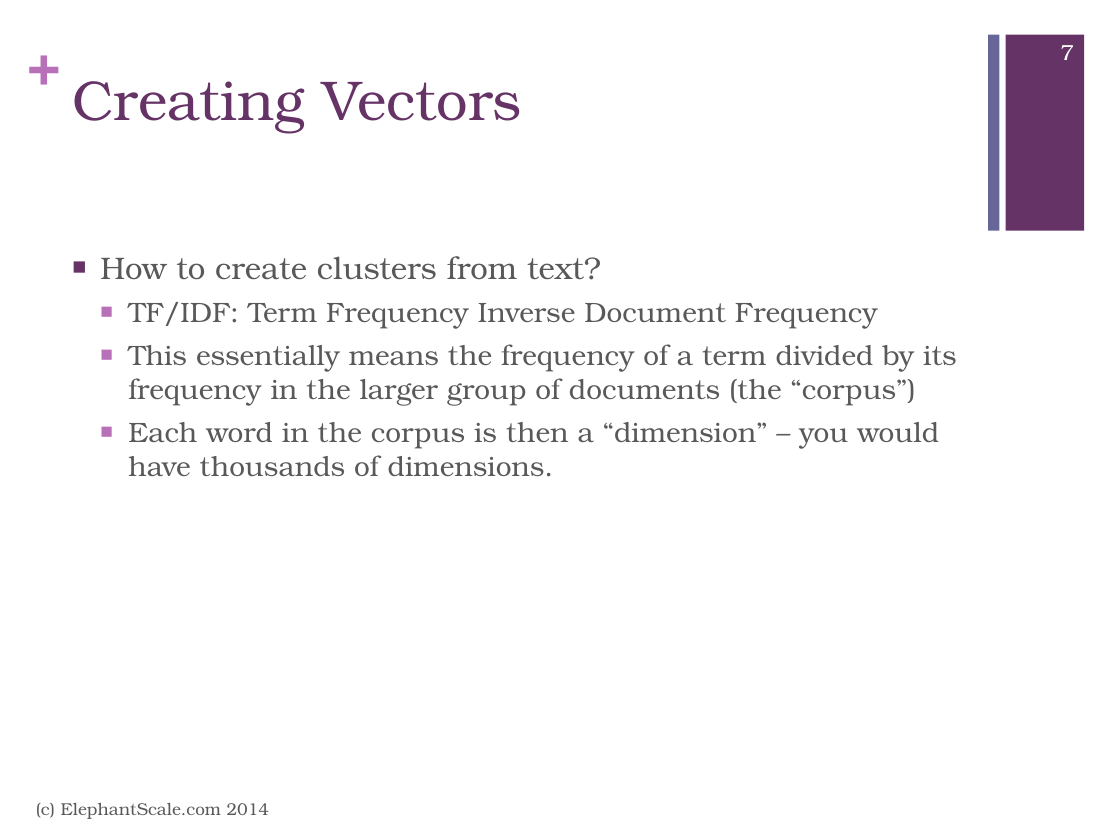
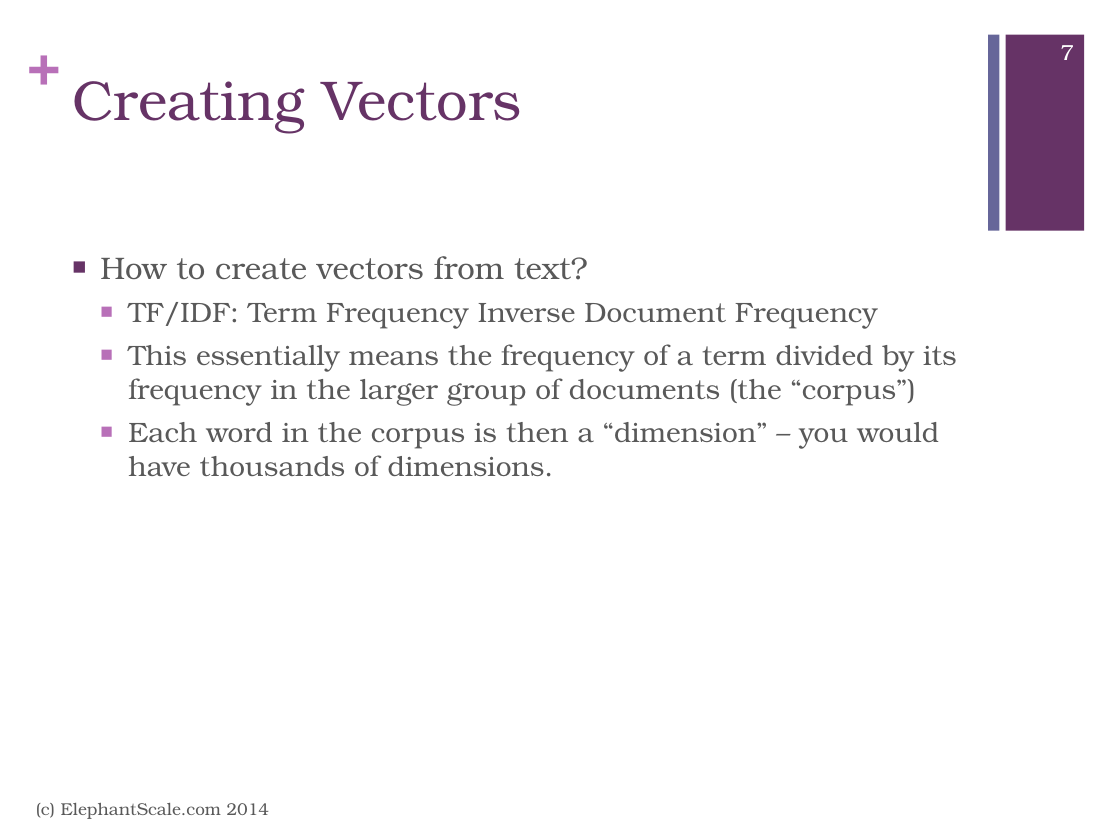
Before and after one commit to mattvinks/spark-labs, a slide deck: slide 7 of slides/MLLib.pptx. Drawn at 1120x840 pixels with LibreOffice and Linux fonts; fonts in the diff are those of the drawing. Boxes give left, top, right and bottom in pixels: in the first picture for what was removed or moved away, otherwise in the second. Text is boxed around its words. In the diff, an @@ line names an element or a change of style, - is before the commit and + after.

```diff
--- a/slides/MLLib.pptx
+++ b/slides/MLLib.pptx
@@ text at (x1=100, y1=256, x2=588, y2=280): text changed @@
-■ How to create clusters from text?
+■ How to create vectors from text?
```
Also in this commit, not shown: 4 other slides changed, 3 slides added.
